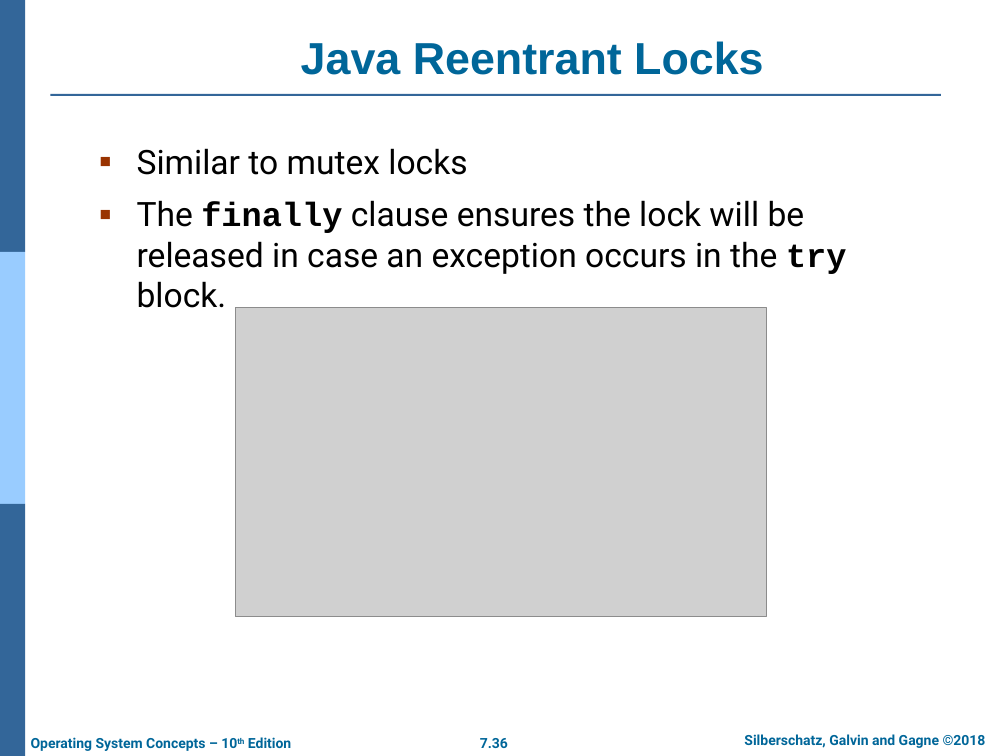
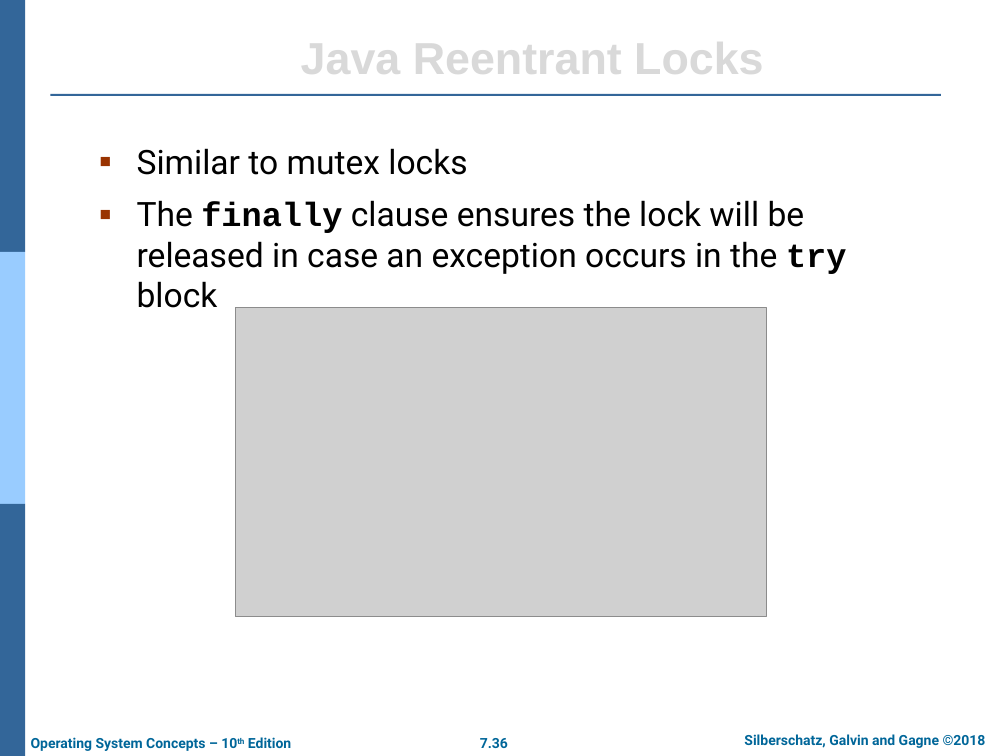
Before and after one commit to chriswjh/chriswjh.github.io, a slide deck: slide 36 of OSu/Chap07.pptx. Drawn at 1008x756 pixels with LibreOffice and Linux fonts; fonts in the diff are those of the drawing; grey boxes stand for pictures; background and template pictures are left out. Boxes give left, top, right and bottom in pixels: in the first picture for what was removed or moved away, otherwise in the second. Text is boxed around its words. In the diff, an @@ line names an element or a change of style, - is before the commit and + after.

```diff
--- a/OSu/Chap07.pptx
+++ b/OSu/Chap07.pptx
@@ title "Java Reentrant Locks" at box(301, 34, 763, 84): text colour #006699 to #D9D9D9 @@
@@ text at box(137, 200, 847, 308): text changed @@
-▪ The finally clause ensures the lock will be released in case an exception occurs in the try block.
+▪ The finally clause ensures the lock will be released in case an exception occurs in the try block
```
Also in this commit, not shown: 12 other slides changed, 2 other files.
